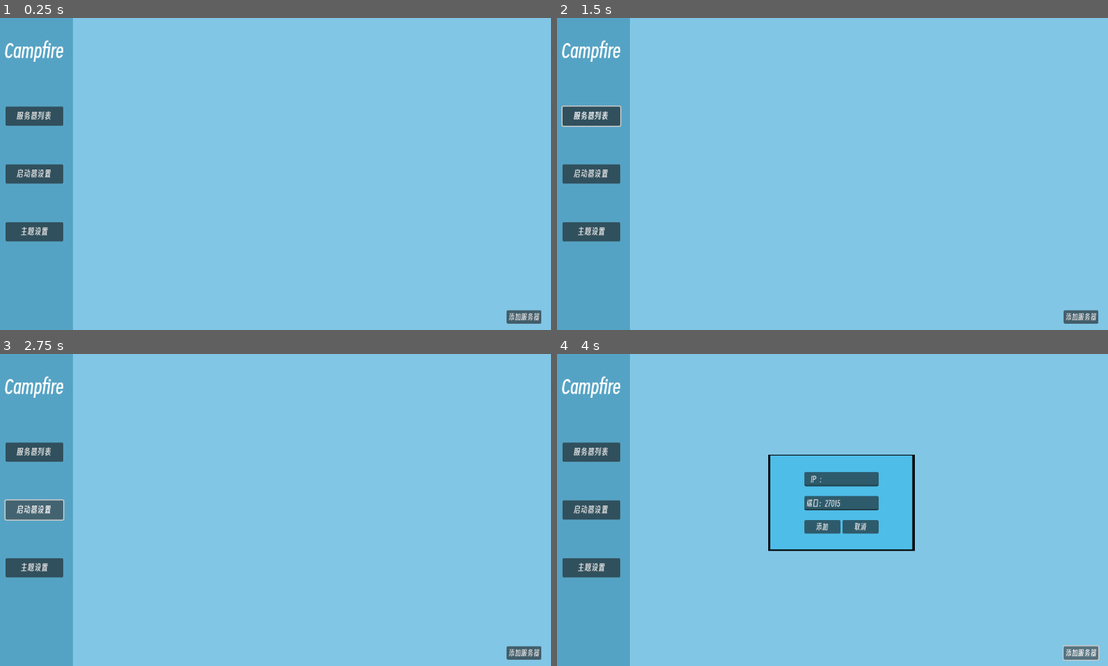
Above: before the commit, frames 1-4 (two rows, left to right).
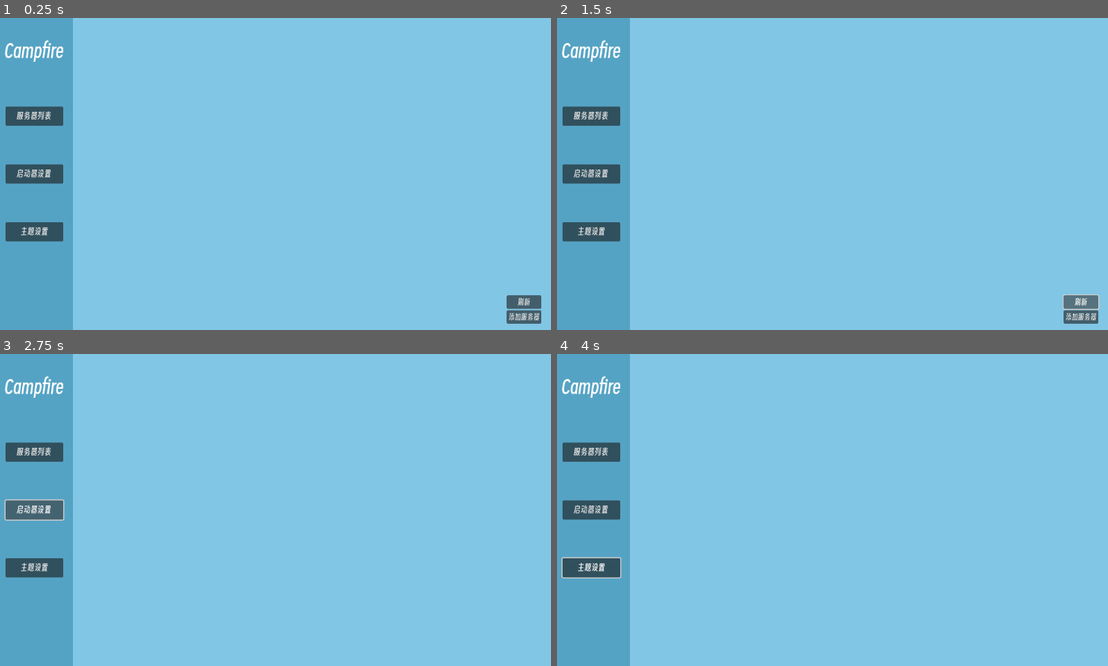
Above: after the commit, the same moments.

Repository: xuezhaju/Campfire-
Game: Godot game, scene res://scene/main_ui.tscn
The game is run twice, just before and just after one commit, with the same random seed, the same clock (stepped at 60 frames per second) and the same inputs.
Inputs (mouse positions are in pixels of both pictures, inside the frame that each line leads up to):
- Up to frame 1 (0.25 s): no input
- Up to frame 2 (1.5 s): click "服务器列表" at 0.5 s; click (1080, 301) at 1.25 s, where only the run after the commit has a clickable "刷新"
- Up to frame 3 (2.75 s): click "启动器设置" at 2 s
- Up to frame 4 (4 s): click "主题设置" at 2.75 s; click (1080, 653) at 3.5 s, where only the run before the commit has a clickable "添加服务器"

The runs differ from the first frame. In frame 1, 0.3% of the frame differs, in the area x 91-99%, y 88-94%; in frame 2, 0.5%; in frame 3, 0.3%; in frame 4, 8.7%, in the area x 0-99%, y 32-99%.

Commit message:
服务器添加检索并保存本地

Diff:
--- a/scene/main_ui.gd
+++ b/scene/main_ui.gd
@@ -1,4 +1,6 @@
 extends Control
+@onready var server_list: Control = $ServerList
+@onready var add_server_settings: Control = $AddServerSettings
 
 
 func _on_server_list_pressed() -> void:
@@ -11,3 +13,15 @@
 
 func _on_color_settings_pressed() -> void:
 	Global.mainui_mode = "color_settings"
+
+func _process(delta: float) -> void:
+	if Global.mainui_mode == "server_list":
+		server_list.show()
+		server_list.process_mode = Node.PROCESS_MODE_INHERIT
+		add_server_settings.show()
+		add_server_settings.process_mode = Node.PROCESS_MODE_INHERIT
+	else:
+		server_list.hide()
+		server_list.process_mode = Node.PROCESS_MODE_DISABLED
+		add_server_settings.hide()
+		add_server_settings.process_mode = Node.PROCESS_MODE_DISABLED
--- a/scene/main_ui.tscn
+++ b/scene/main_ui.tscn
@@ -70,12 +70,12 @@
 offset_bottom = 40.0
 
 [node name="ServerList" type="CenterContainer" parent="ServerList"]
-custom_minimum_size = Vector2(850, 550)
+custom_minimum_size = Vector2(780, 600)
 layout_mode = 0
-offset_left = 230.0
-offset_top = 50.0
-offset_right = 1080.0
-offset_bottom = 600.0
+offset_left = 248.0
+offset_top = 2.0
+offset_right = 1028.0
+offset_bottom = 602.0
 script = ExtResource("2_yu3bt")
 
 [node name="VBoxContainer" type="VBoxContainer" parent="ServerList/ServerList"]
@@ -93,7 +93,16 @@
 offset_bottom = 635.0
 text = "添加服务器"
 
+[node name="F5" type="Button" parent="ServerList"]
+layout_mode = 2
+offset_left = 1060.0
+offset_top = 576.0
+offset_right = 1132.0
+offset_bottom = 604.0
+text = "刷新"
+
 [node name="AddServerSettings" type="Control" parent="."]
+visible = false
 anchors_preset = 0
 offset_right = 40.0
 offset_bottom = 40.0
@@ -151,6 +160,7 @@
 [connection signal="pressed" from="Main/VBoxContainer/SetupSettings" to="." method="_on_setup_settings_pressed"]
 [connection signal="pressed" from="Main/VBoxContainer/ColorSettings" to="." method="_on_color_settings_pressed"]
 [connection signal="pressed" from="ServerList/AddServer" to="ServerList/ServerList" method="_on_add_server_pressed"]
+[connection signal="pressed" from="ServerList/F5" to="ServerList/ServerList" method="_on_f_5_pressed"]
 [connection signal="text_changed" from="AddServerSettings/CenterContainer/VBoxContainer/IP" to="ServerList/ServerList" method="_on_ip_text_changed"]
 [connection signal="text_changed" from="AddServerSettings/CenterContainer/VBoxContainer/PORT" to="ServerList/ServerList" method="_on_port_text_changed"]
 [connection signal="pressed" from="AddServerSettings/CenterContainer/VBoxContainer/HBoxContainer/Create" to="ServerList/ServerList" method="_on_create_pressed"]
--- a/scene/server_list.gd
+++ b/scene/server_list.gd
@@ -9,14 +9,18 @@
 # 存储所有服务器及其UI元素
 var server_list: Array = []  # 每个元素是字典: {ip, port, label, query, timer}
 var ip_text := ""
-var port_text := "27015"
+var port_text := ""
+
+var save_path :String = "C:/Users/Campfire"
 
 func _ready():
 	port.text = "端口：" + port_text
+	load_servers()
 
 func _process(delta):
 	add_server_settings.visible = Global.is_create
 	add_server_settings.process_mode = Node.PROCESS_MODE_INHERIT if Global.is_create else Node.PROCESS_MODE_DISABLED
+
 
 	# 更新所有服务器的计时器
 	for server in server_list:
@@ -47,7 +51,7 @@
 func _on_port_text_changed(new_text: String):
 	port_text = new_text.replace("端口：", "").strip_edges()
 	if port_text.is_empty():
-		port_text = "27015"
+		port_text = ""
 		port.text = "端口：" + port_text
 
 func _on_create_pressed():
@@ -76,10 +80,79 @@
 	}
 	server_list.append(new_server)
 
+	save_servers()  # 保存服务器列表
+
 	# 重置表单
 	Global.is_create = false
 	ip.text = "   IP  ："
-	port.text = "端口：27015"
+	port.text = "端口："
+
+func save_servers():
+	var config = ConfigFile.new()
+
+	for i in range(server_list.size()):
+		var server = server_list[i]
+		config.set_value("server_%d" % i, "ip", server.ip)
+		config.set_value("server_%d" % i, "port", server.port)
+
+	config.save(save_path)
+	print("服务器列表已保存")
+
+func load_servers():
+	var config = ConfigFile.new()
+	var err = config.load(save_path)
+
+	if err != OK:
+		print("没有找到保存的服务器列表或加载失败，错误代码: ", err)
+		return
+
+	print("正在从 ", save_path, " 加载服务器列表...")
+
+	# 清空现有列表（避免重复加载）
+	for server in server_list:
+		if is_instance_valid(server.label):
+			server.label.queue_free()
+	server_list.clear()
+
+	# 获取所有服务器部分
+	var server_keys = config.get_sections()
+	server_keys.sort()  # 确保按顺序加载
+
+	for key in server_keys:
+		var ip = config.get_value(key, "ip")
+		var port = config.get_value(key, "port")
+
+		print("加载服务器: ", ip, ":", port)
+
+		# 创建UI项
+		var label = create_line()
+		label.text = "[color=gray]加载中 %s:%s...[/color]" % [ip, port]
+
+		# 添加到服务器列表
+		var server = {
+			"ip": ip,
+			"port": port,
+			"label": label,
+			"query": null,
+			"timer": 0.0  # 立即触发查询
+		}
+		server_list.append(server)
+
+	print("已加载 %d 个服务器" % server_list.size())
+
+func remove_server(ip: String, port: int):
+	for i in range(server_list.size() - 1, -1, -1):
+		var server = server_list[i]
+		if server.ip == ip and server.port == port:
+			if is_instance_valid(server.label):
+				server.label.queue_free()
+			if is_instance_valid(server.query):
+				server.query.queue_free()
+			server_list.remove_at(i)
+
+	save_servers()  # 更新保存
+
+
 
 func create_line() -> RichTextLabel:
 	var rich_text_label = RichTextLabel.new()
@@ -130,3 +203,7 @@
 
 func _on_cancle_pressed():
 	Global.is_create = false
+
+
+func _on_f_5_pressed() -> void:
+	load_servers()
